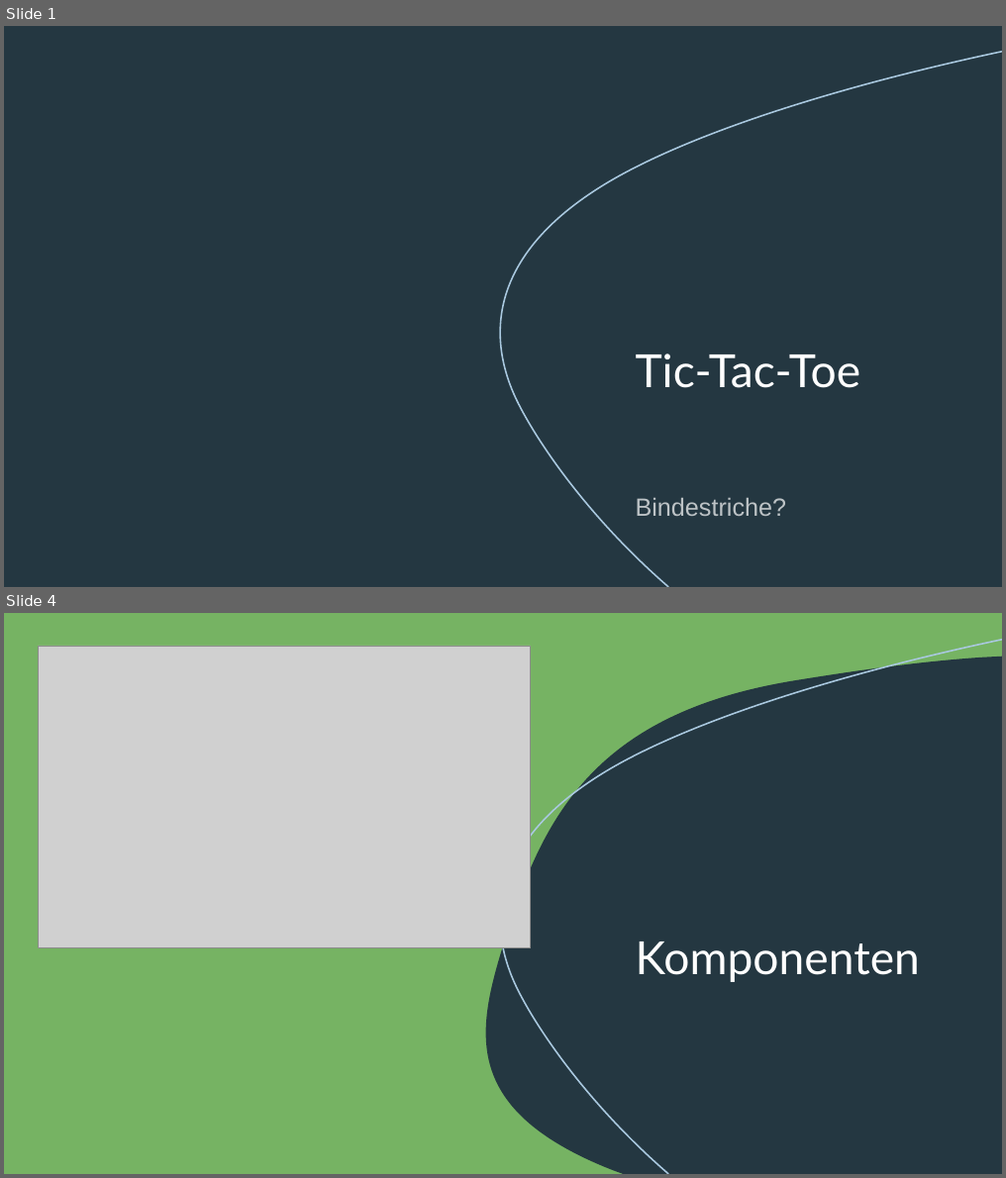
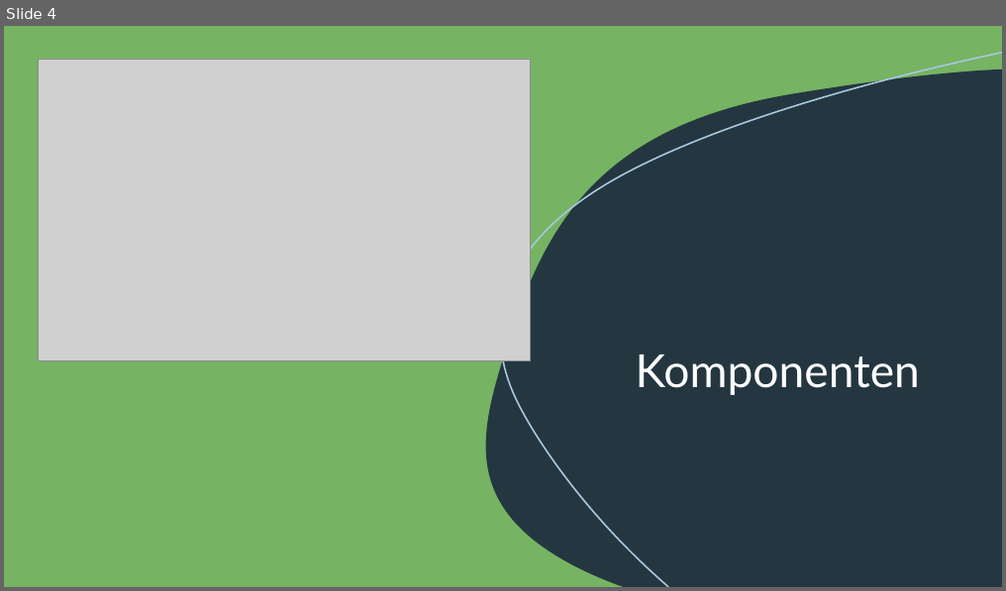
Before and after one commit to mandelbulber/M426_TicTacToe, a slide deck: documentation/Presentation.pptx. Shown one above the other, each under a label of ours: slides 1 and 4 before the commit, slide 4 after it; the slides between them are not shown. The pictures are 1006x1178 and 1006x591 pixels, drawn with LibreOffice and Linux fonts; fonts in the diff are those of the drawing; grey boxes stand for pictures; background and template pictures are left out. Boxes give left, top, right and bottom in pixels: in the first picture for what was removed or moved away, otherwise in the second. Text is boxed around its words. In the diff, an @@ line names an element or a change of style, - is before the commit and + after.

```diff
--- a/documentation/Presentation.pptx
+++ b/documentation/Presentation.pptx
@@ slide 1 removed at box(4, 26, 1002, 587), background picture (left out) @@
@@ rectangle removed at box(4, 26, 1002, 587) @@
@@ freeform shape removed at box(500, 52, 1002, 587) @@
@@ freeform shape removed at box(4, 82, 41, 216) @@
@@ freeform shape removed at box(486, 70, 1002, 587) @@
@@ title removed at box(636, 354, 861, 388) @@
-Tic-Tac-Toe
@@ subtitle removed at box(636, 498, 787, 516) @@
-Bindestriche?
@@ freeform shape removed at box(602, 529, 963, 587) @@
@@ freeform shape removed at box(672, 537, 1002, 587) @@
```
Also in this commit, not shown: 1 slide changed, 5 slides added, 2 other slides removed.
